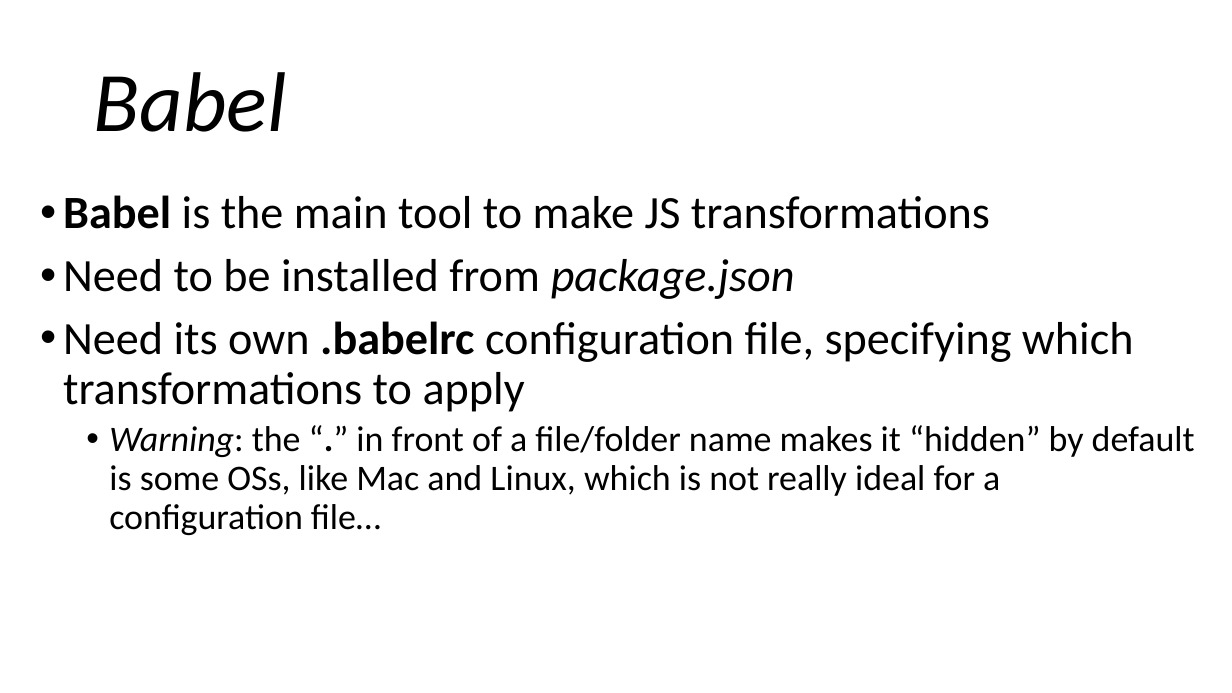
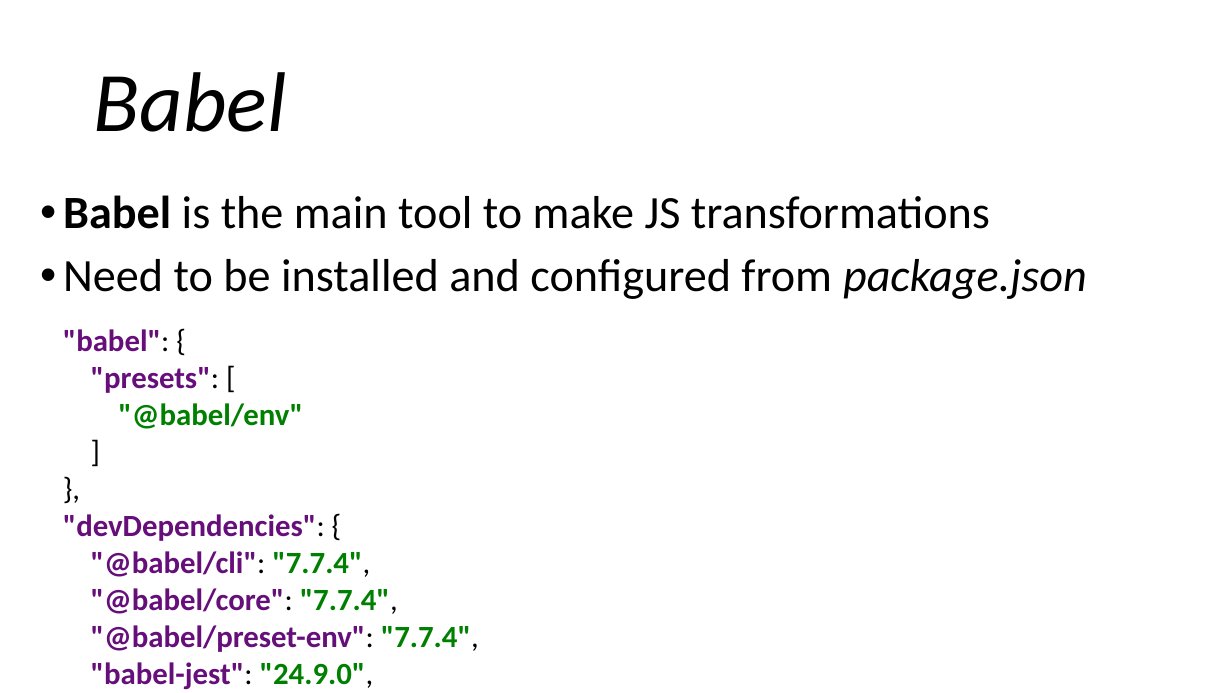
Before and after one commit to arcuri82/web_development_and_api_design, a slide deck: slide 30 of docs/slides/lesson_02.pptx (slide 28 before the commit). Drawn at 1232x693 pixels with LibreOffice and Linux fonts; fonts in the diff are those of the drawing. Boxes give left, top, right and bottom in pixels: in the first picture for what was removed or moved away, otherwise in the second. Text is boxed around its words. In the diff, an @@ line names an element or a change of style, - is before the commit and + after.

Commit message:
working on les02

```diff
--- a/docs/slides/lesson_02.pptx
+++ b/docs/slides/lesson_02.pptx
@@ text at [63,259,1087,299]: text changed; size 28 to 36 pt @@
-• Need to be installed from package.json
-• Need its own .babelrc configuration file, specifying which transformations to apply
-  • Warning: the “.” in front of a file/folder name makes it “hidden” by default is some OSs, like Mac and Linux, which is not really ideal for a configuration file…
+• Need to be installed and configured from package.json
@@ text added at [63,329,479,690], 24 pt, text #660E7A, bold @@
+"babel": {
+"presets": [
+"@babel/env"
+]
+},
+"devDependencies": {
+"@babel/cli": "7.7.4",
+"@babel/core": "7.7.4",
+"@babel/preset-env": "7.7.4",
+"babel-jest": "24.9.0",
```
Also in this commit, not shown: 5 other slides changed, 2 slides added.
